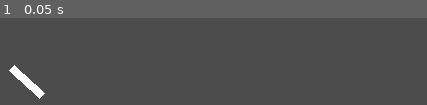
Above: before the commit, frame 1.
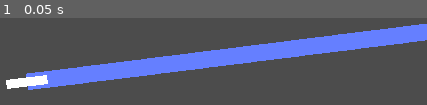
Above: after the commit, the same moment.

Repository: notapixelstudio/flatformer
Game: Godot game, scene res://levels/Move1DPlayground.tscn
Same seed, same stepped clock (60 frames per second), same inputs: the game is played once before the commit and once after it.
Inputs:
- Up to frame 1 (0.05 s): no input

The runs differ from the first frame. In frame 1, 19% of the frame differs, in the area x 1-100%, y 6-94%.

Commit message:
added line ... CLose #6

Diff:
--- a/godot/actors/1DController.gd
+++ b/godot/actors/1DController.gd
@@ -9,4 +9,3 @@
 
 func set_velocity(new_velocity):
 	velocity = new_velocity
-	print(velocity)
--- /dev/null
+++ b/godot/levels/Line2D.gd
@@ -0,0 +1,8 @@
+extends Line2D
+
+onready var path = $".."
+
+
+func _ready():
+	for point in path.curve.get_baked_points():
+		add_point(point)
--- a/godot/levels/Move1DPlayground.tscn
+++ b/godot/levels/Move1DPlayground.tscn
@@ -1,14 +1,15 @@
-[gd_scene load_steps=10 format=2]
+[gd_scene load_steps=11 format=2]
 
-[ext_resource path="res://objects/platforms/moving_platform/movement_paths/WavePath.tres" type="Curve2D" id=1]
+[ext_resource path="res://objects/platforms/moving_platform/movement_paths/HorizontalPath.tres" type="Curve2D" id=1]
 [ext_resource path="res://actors/1DController.gd" type="Script" id=2]
-[ext_resource path="res://actors/1DActor.tscn" type="PackedScene" id=3]
-[ext_resource path="res://actors/player/PlayerAction.tscn" type="PackedScene" id=4]
-[ext_resource path="res://actors/Actions.gd" type="Script" id=5]
-[ext_resource path="res://actors/physics/Dash.tscn" type="PackedScene" id=6]
-[ext_resource path="res://actors/physics/OffsetLimit.tscn" type="PackedScene" id=7]
-[ext_resource path="res://actors/physics/Move.tscn" type="PackedScene" id=8]
-[ext_resource path="res://actors/physics/Stop.tscn" type="PackedScene" id=9]
+[ext_resource path="res://levels/Line2D.gd" type="Script" id=3]
+[ext_resource path="res://actors/1DActor.tscn" type="PackedScene" id=4]
+[ext_resource path="res://actors/player/PlayerAction.tscn" type="PackedScene" id=5]
+[ext_resource path="res://actors/Actions.gd" type="Script" id=6]
+[ext_resource path="res://actors/physics/Dash.tscn" type="PackedScene" id=7]
+[ext_resource path="res://actors/physics/OffsetLimit.tscn" type="PackedScene" id=8]
+[ext_resource path="res://actors/physics/Move.tscn" type="PackedScene" id=9]
+[ext_resource path="res://actors/physics/Stop.tscn" type="PackedScene" id=10]
 
 [node name="1DPlayground" type="Node2D"]
 __meta__ = {
@@ -17,67 +18,69 @@
 }
 
 [node name="Path2D" type="Path2D" parent="."]
-position = Vector2( 738.518, 980.952 )
-rotation = -0.199481
+position = Vector2( 738.518, 750.952 )
 curve = ExtResource( 1 )
 
 [node name="1DController" type="PathFollow2D" parent="Path2D"]
-position = Vector2( -97.4935, -81.8118 )
-rotation = -2.21954
-offset = 128.15
+rotation = 3.14159
 loop = false
 script = ExtResource( 2 )
 
 [node name="PlayerTransformer" type="RemoteTransform2D" parent="Path2D/1DController"]
 remote_path = NodePath("../../../1DActor")
 
-[node name="1DActor" parent="." instance=ExtResource( 3 )]
-position = Vector2( 626.746, 920.082 )
-rotation = -2.41902
+[node name="Line2D" type="Line2D" parent="Path2D"]
+width = 40.0
+texture_mode = -1185043872
+script = ExtResource( 3 )
+
+[node name="1DActor" parent="." instance=ExtResource( 4 )]
+editor/display_folded = true
+position = Vector2( 738.518, 750.952 )
+rotation = 3.14159
 motion/sync_to_physics = true
 
 [node name="Controller" type="Node" parent="1DActor"]
 
-[node name="Left" parent="1DActor/Controller" instance=ExtResource( 4 )]
+[node name="Left" parent="1DActor/Controller" instance=ExtResource( 5 )]
 action = "left"
 
-[node name="Right" parent="1DActor/Controller" instance=ExtResource( 4 )]
+[node name="Right" parent="1DActor/Controller" instance=ExtResource( 5 )]
 action = "right"
 
-[node name="Dash" parent="1DActor/Controller" instance=ExtResource( 4 )]
+[node name="Dash" parent="1DActor/Controller" instance=ExtResource( 5 )]
 action = "dash"
 
 [node name="Actions" type="Node" parent="1DActor"]
-editor/display_folded = true
-script = ExtResource( 5 )
+script = ExtResource( 6 )
 
-[node name="Dash" parent="1DActor/Actions" instance=ExtResource( 6 )]
+[node name="Dash" parent="1DActor/Actions" instance=ExtResource( 7 )]
 actor_path = NodePath("../../../Path2D/1DController")
 speed = 1200.0
 
-[node name="OffsetLimit" parent="1DActor/Actions/Dash" instance=ExtResource( 7 )]
+[node name="OffsetLimit" parent="1DActor/Actions/Dash" instance=ExtResource( 8 )]
 actor_path = NodePath("../../../../Path2D/1DController")
 max_distance = 300.0
 
-[node name="Move" parent="1DActor/Actions" instance=ExtResource( 8 )]
+[node name="Move" parent="1DActor/Actions" instance=ExtResource( 9 )]
 actor_path = NodePath("../../../Path2D/1DController")
 speed = 500.0
 movement_direction = Vector2( 1, 0 )
 
-[node name="Stop" parent="1DActor/Actions" instance=ExtResource( 9 )]
+[node name="Stop" parent="1DActor/Actions" instance=ExtResource( 10 )]
 actor_path = NodePath("../../../Path2D/1DController")
 
 [node name="RemoteTransform2D" type="RemoteTransform2D" parent="1DActor"]
 remote_path = NodePath("../../Camera2D")
 
 [node name="Camera2D" type="Camera2D" parent="."]
-position = Vector2( 626.746, 920.082 )
-rotation = -2.41902
+position = Vector2( 738.518, 750.952 )
+rotation = 3.14159
 current = true
 [connection signal="handling" from="1DActor/Controller/Left" to="1DActor/Actions" method="set_direction" binds= [ Vector2( -1, 0 ) ]]
 [connection signal="pressed" from="1DActor/Controller/Left" to="1DActor/Actions/Move" method="execute"]
+[connection signal="released" from="1DActor/Controller/Left" to="1DActor/Actions/Stop" method="execute"]
 [connection signal="released" from="1DActor/Controller/Left" to="1DActor/Controller/Right" method="is_holding"]
-[connection signal="released" from="1DActor/Controller/Left" to="1DActor/Actions/Stop" method="execute"]
 [connection signal="handling" from="1DActor/Controller/Right" to="1DActor/Actions" method="set_direction" binds= [ Vector2( 1, 0 ) ]]
 [connection signal="pressed" from="1DActor/Controller/Right" to="1DActor/Actions/Move" method="execute"]
 [connection signal="released" from="1DActor/Controller/Right" to="1DActor/Controller/Left" method="is_holding"]
--- a/godot/objects/platforms/moving_platform/movement_paths/HorizontalPath.tres
+++ b/godot/objects/platforms/moving_platform/movement_paths/HorizontalPath.tres
@@ -2,5 +2,5 @@
 
 [resource]
 _data = {
-"points": PoolVector2Array( 0, 0, 0, 0, 0, 0, 0, 0, 0, 0, -45.5477, -69.3249, 0, 0, 0, 0, -126.833, -123.919, 0, 0, 0, 0, -600, 0 )
+"points": PoolVector2Array( 0, 0, 0, 0, 0, 0, 0, 0, 0, 0, 1056.15, -132.127 )
 }
Not shown: 1 places in godot/levels/Move1DPlayground.tscn that only renumber resources
